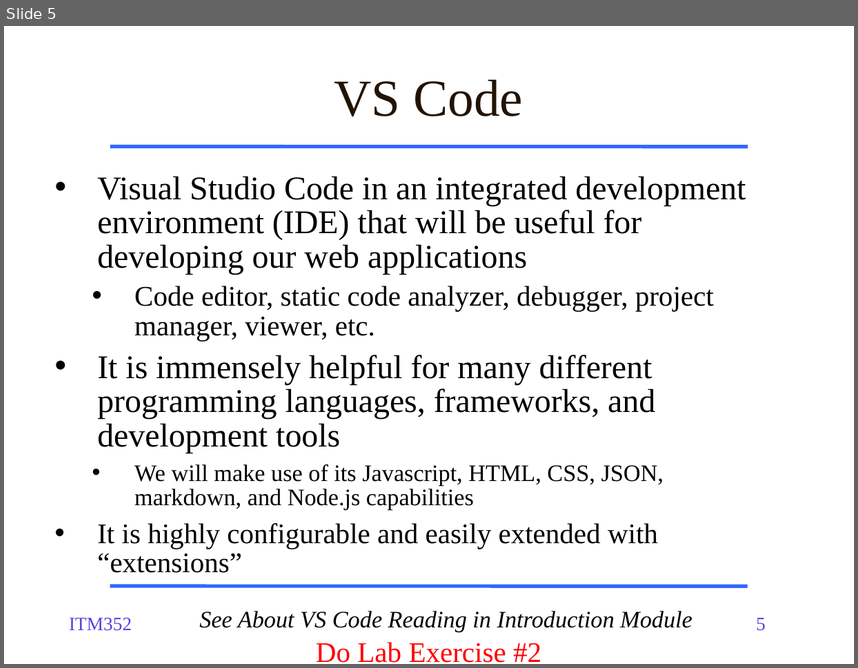
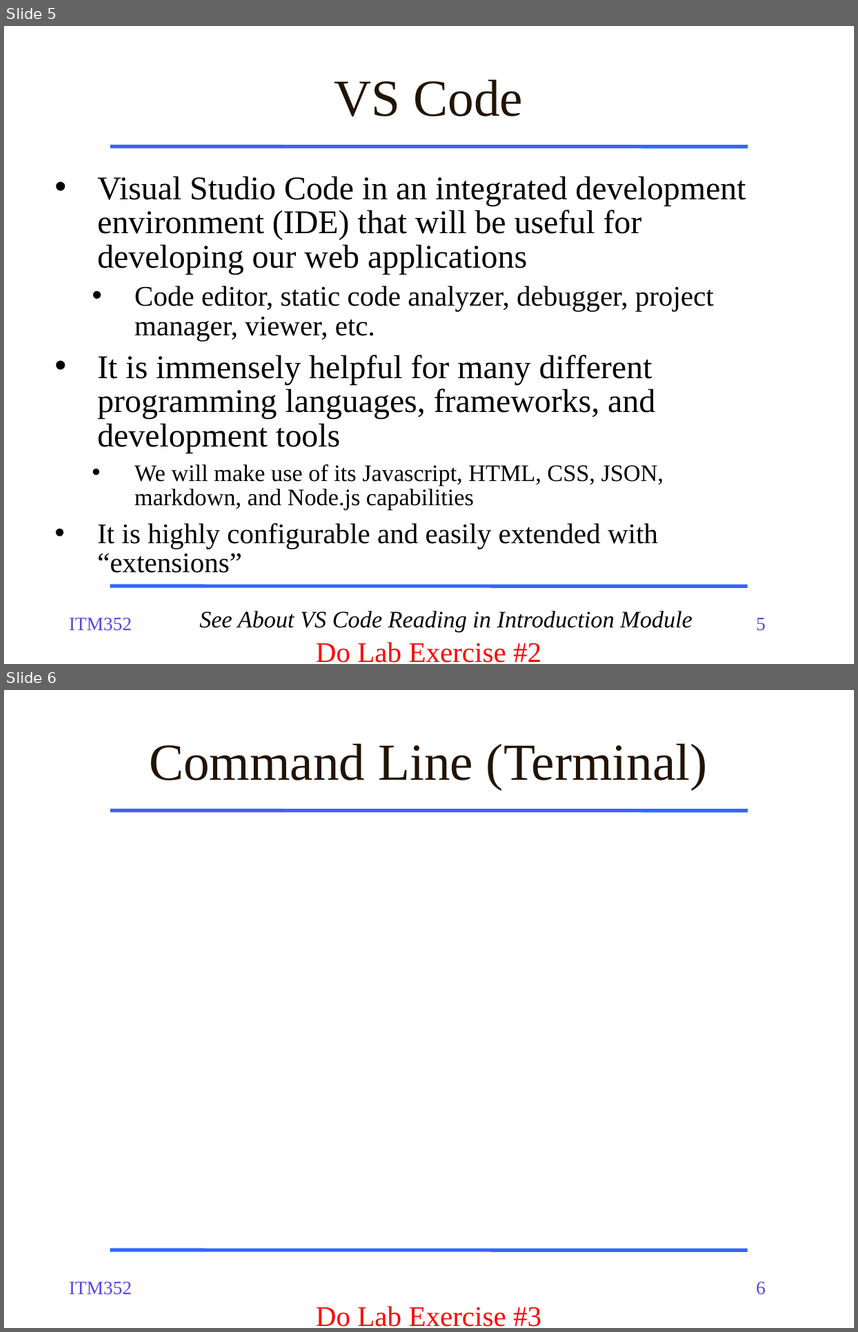
Before and after one commit to dport96/ITM352, a slide deck: morea/020.WADT/ITM352_WADT.pptx. Shown one above the other, each under a label of ours: slide 5 before the commit, slides 5 and 6 after it. The pictures are 858x668 and 858x1332 pixels, drawn with LibreOffice and Linux fonts; fonts in the diff are those of the drawing. Boxes give left, top, right and bottom in pixels: in the first picture for what was removed or moved away, otherwise in the second. Text is boxed around its words. In the diff, an @@ line names an element or a change of style, - is before the commit and + after.

```diff
--- a/morea/020.WADT/ITM352_WADT.pptx
+++ b/morea/020.WADT/ITM352_WADT.pptx
@@ slide 6 added at box(4, 690, 854, 1328), background #FFFFFF; not listed: 4 template elements that a slide beside it also shows @@
@@ title added at box(149, 743, 708, 790), 44 pt, text #221304 @@
+Command Line (Terminal)
@@ text added at box(316, 1305, 542, 1326), 24 pt, text #FF0000 @@
+Do Lab Exercise #3
```
Also in this commit, not shown: 2 slides changed, 1 other slide added, 1 other file.
